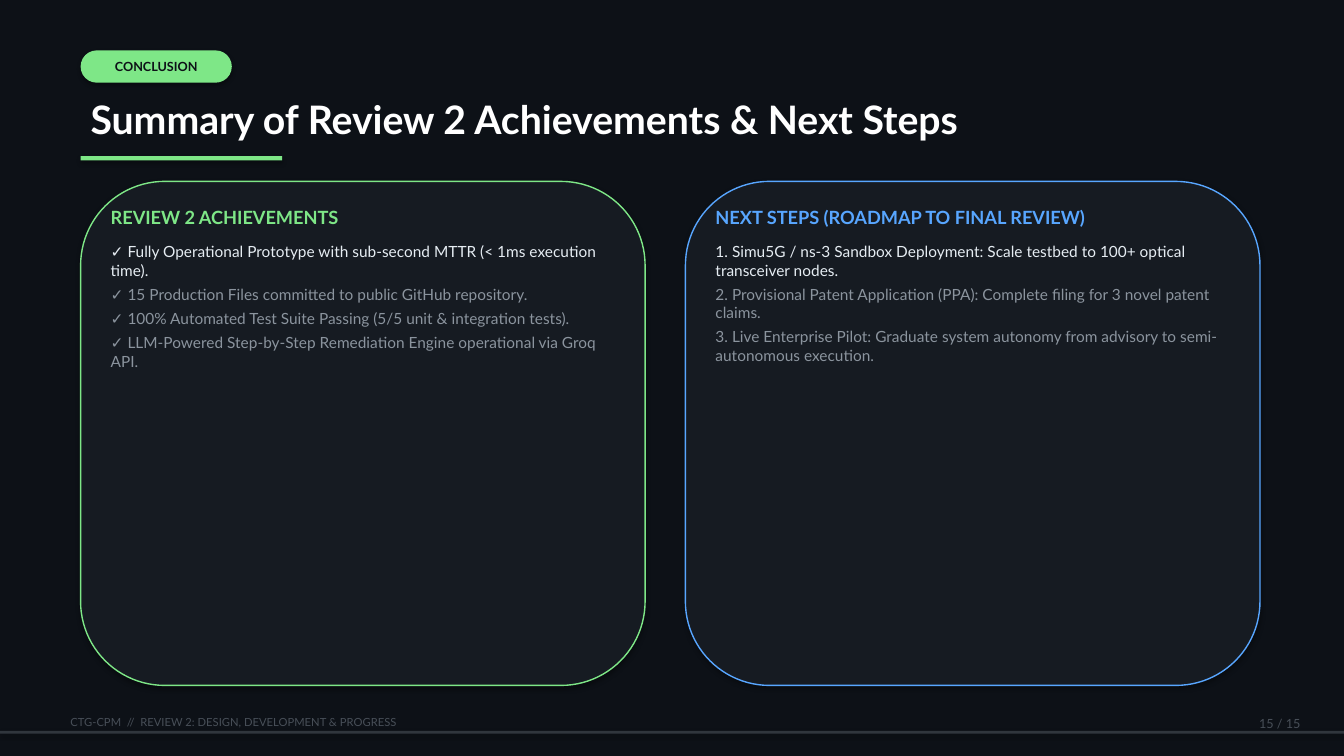
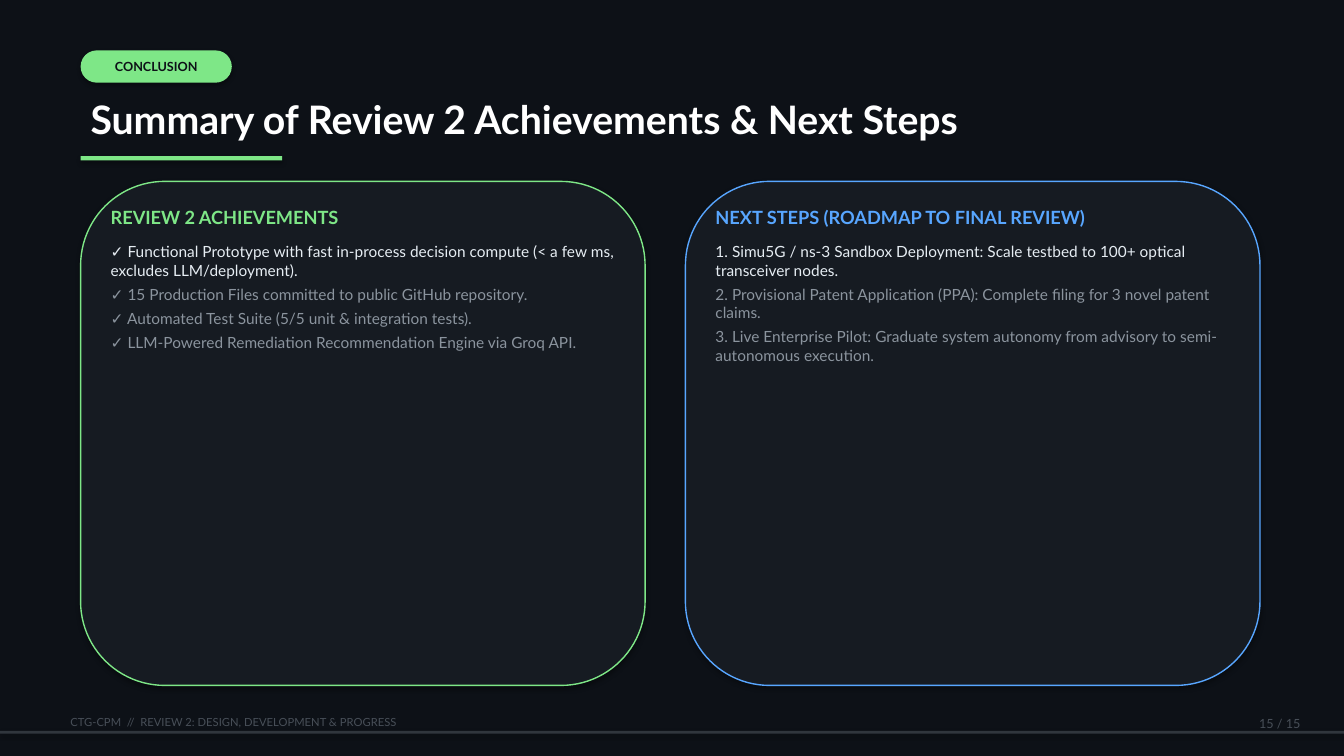
Before and after one commit to sagnikbasutaan2004-source/CTG-CPM-Self-Healing-Networks, a slide deck: slide 15 of CTG-CPM_Review2_Presentation.pptx. Drawn at 1344x756 pixels with LibreOffice and Linux fonts; fonts in the diff are those of the drawing. Boxes give left, top, right and bottom in pixels: in the first picture for what was removed or moved away, otherwise in the second. Text is boxed around its words. In the diff, an @@ line names an element or a change of style, - is before the commit and + after.

Commit message:
fix: remove fabricated claims and wire real dynamic models
- kafka_telemetry_streaming: fix broken NoBrokersAvailable import so real
  Kafka actually connects (was silently disabling Kafka)
- Rename fabricated 'DigitalTwinExecution' task to 'CounterfactualProjection'
  across game_engine, agentic_remediator, test_prototype
- Remove hardcoded/fabricated metrics (MTTR, OPEX savings, 100% pass,
  zero-risk, sub-second deployment, 40% attribution, ad-hoc lifecycle claims)
  from llm_diagnostician, COMPREHENSIVE_SYSTEM_GUIDE, web dashboard,
  and PPT generators; replace with honest measurement/disclosure wording
- Make Shapley root-cause in fallback diagnosis use the actual computed value
- regenerate honest CTG-CPM_Implementation_Plan.pptx and
  CTG-CPM_Review2_Presentation.pptx (add OUTPUT_PPT_PATH env override)
- add train/inference code, trained GraphSAGE GNN & diffusion weights,
  benchmarks, unit tests
- drop accidentally-tracked Word lock file ~$CTG-CPM_Review2_Presentation.pptx

```diff
--- a/CTG-CPM_Review2_Presentation.pptx
+++ b/CTG-CPM_Review2_Presentation.pptx
@@ text at (111, 245, 614, 279): text changed @@
-✓ Fully Operational Prototype with sub-second MTTR (< 1ms execution time).
+✓ Functional Prototype with fast in-process decision compute (< a few ms, excludes LLM/deployment).
@@ text at (127, 312, 577, 351): text changed @@
-✓ 100% Automated Test Suite Passing (5/5 unit & integration tests).
-✓ LLM-Powered Step-by-Step Remediation Engine operational via Groq API.
+✓ Automated Test Suite (5/5 unit & integration tests).
+✓ LLM-Powered Remediation Recommendation Engine via Groq API.
```
Also in this commit, not shown: 11 other slides changed, 27 other files.
